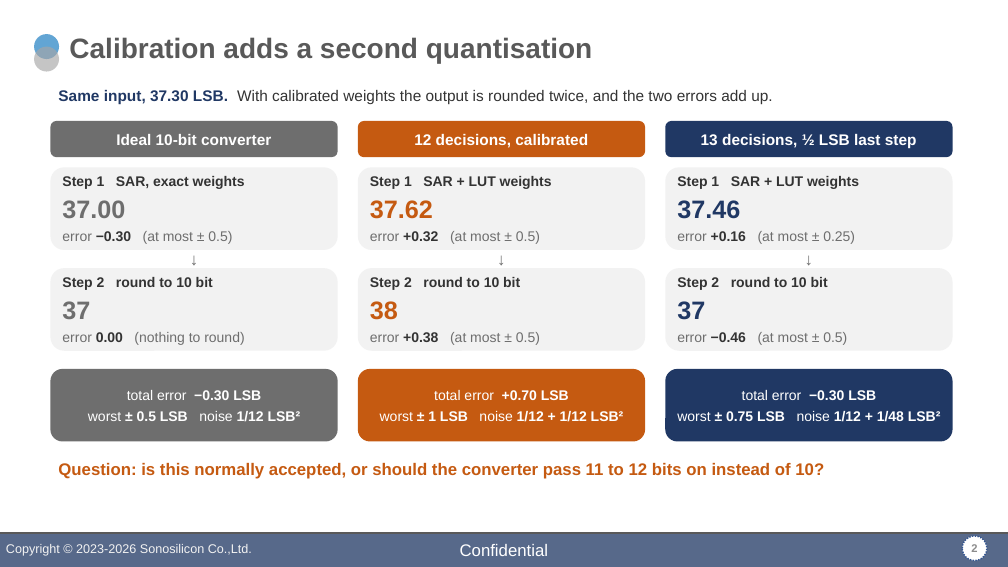
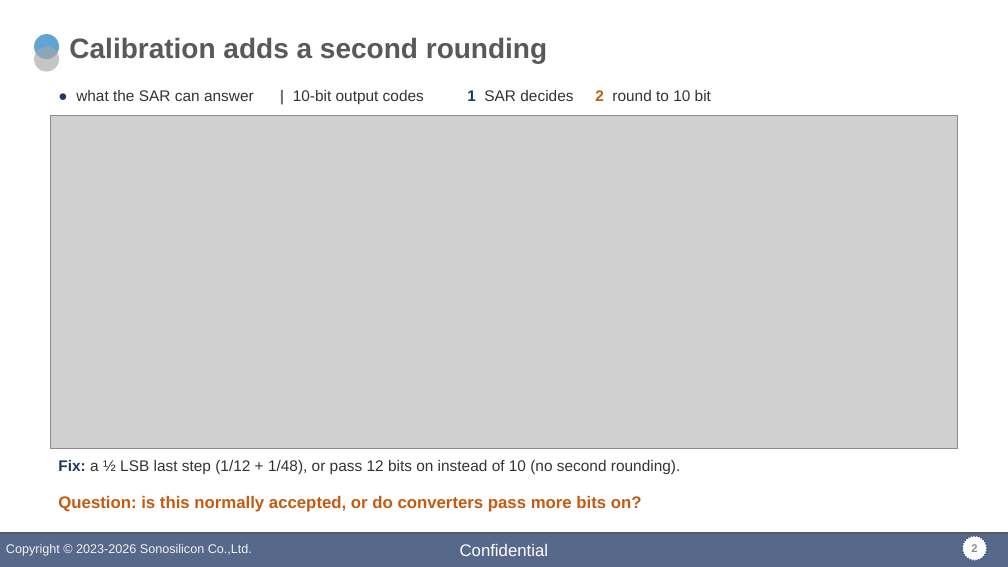
Before and after one commit to DirkJanKr/F280049C_MotorDrive, a slide deck: slide 2 of Zaan_MATLAB/slides/zaan_meeting_slides.pptx. Drawn at 1008x567 pixels with LibreOffice and Linux fonts; fonts in the diff are those of the drawing; grey boxes stand for pictures; background and template pictures are left out. Boxes give left, top, right and bottom in pixels: in the first picture for what was removed or moved away, otherwise in the second. Text is boxed around its words. In the diff, an @@ line names an element or a change of style, - is before the commit and + after.

```diff
--- a/Zaan_MATLAB/slides/zaan_meeting_slides.pptx
+++ b/Zaan_MATLAB/slides/zaan_meeting_slides.pptx
@@ title at (69, 37, 547, 63): text changed @@
-Calibration adds a second quantisation
+Calibration adds a second rounding
@@ picture added at (50, 116, 958, 449) @@
@@ text at (76, 90, 711, 104): text changed @@
-Same input, 37.30 LSB. With calibrated weights the output is rounded twice, and the two errors add up.
+● what the SAR can answer | 10-bit output codes 1 SAR decides 2 round to 10 bit
@@ rounded rectangle removed at (50, 121, 338, 157) @@
-Ideal 10-bit converter
@@ rounded rectangle removed at (358, 121, 645, 157) @@
-12 decisions, calibrated
@@ rounded rectangle removed at (665, 121, 953, 157) @@
-13 decisions, ½ LSB last step
@@ rounded rectangle removed at (50, 167, 338, 250) @@
-Step 1 SAR, exact weights
-37.00
-error −0.30 (at most ± 0.5)
@@ rounded rectangle removed at (358, 167, 645, 250) @@
-Step 1 SAR + LUT weights
-37.62
-error +0.32 (at most ± 0.5)
@@ rounded rectangle removed at (665, 167, 953, 250) @@
-Step 1 SAR + LUT weights
-37.46
-error +0.16 (at most ± 0.25)
@@ rounded rectangle removed at (50, 268, 338, 351) @@
-Step 2 round to 10 bit
-37
-error 0.00 (nothing to round)
@@ text removed at (174, 246, 215, 271) @@
-↓
@@ rounded rectangle removed at (358, 268, 645, 351) @@
-Step 2 round to 10 bit
-38
-error +0.38 (at most ± 0.5)
@@ text removed at (481, 246, 521, 271) @@
-↓
@@ rounded rectangle removed at (665, 268, 953, 351) @@
-Step 2 round to 10 bit
-37
-error −0.46 (at most ± 0.5)
@@ text removed at (789, 246, 830, 271) @@
-↓
@@ rounded rectangle removed at (50, 369, 338, 442) @@
-total error −0.30 LSB
-worst ± 0.5 LSB noise 1/12 LSB²
@@ rounded rectangle removed at (358, 369, 645, 442) @@
-total error +0.70 LSB
-worst ± 1 LSB noise 1/12 + 1/12 LSB²
@@ rounded rectangle removed at (665, 369, 953, 442) @@
-total error −0.30 LSB
-worst ± 0.75 LSB noise 1/12 + 1/48 LSB²
@@ text added at (58, 460, 680, 474), 11 pt, text #333333 @@
+Fix: a ½ LSB last step (1/12 + 1/48), or pass 12 bits on instead of 10 (no second rounding).
@@ text at (58, 496, 642, 512): text changed @@
-Question: is this normally accepted, or should the converter pass 11 to 12 bits on instead of 10?
+Question: is this normally accepted, or do converters pass more bits on?
```
Also in this commit, not shown: 1 other file.
